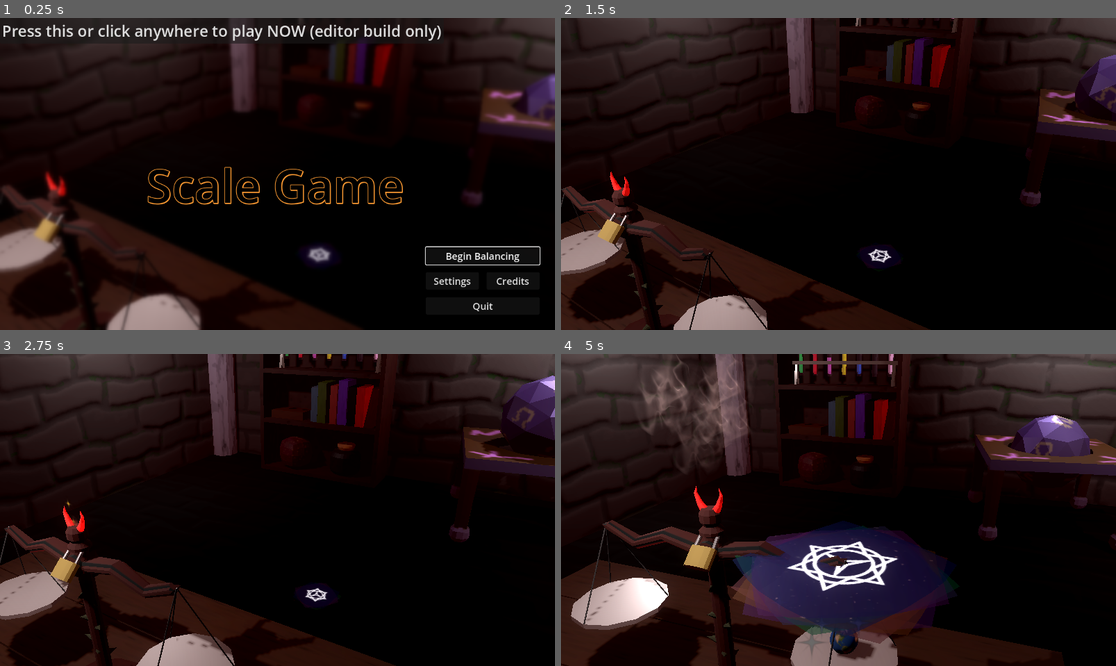
Above: before the commit, frames 1-4 (two rows, left to right).
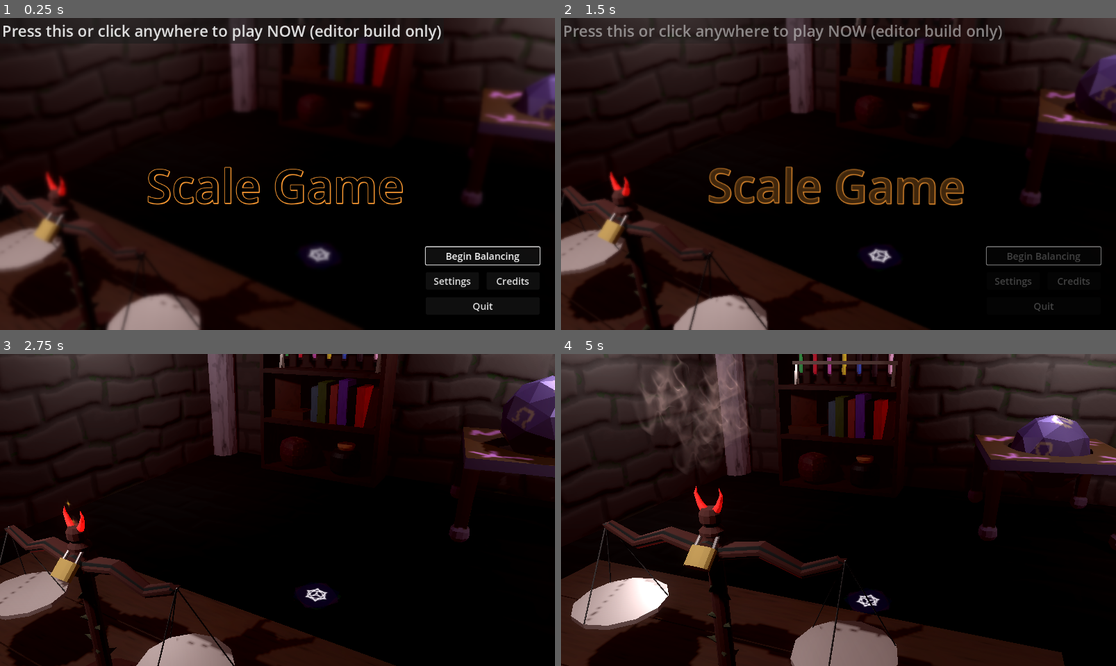
Above: after the commit, the same moments.

Repository: camd67/scale-game
Game: Godot game, scene res://scene/main/main.tscn
Same seed, same stepped clock (60 frames per second), same inputs: the game is played once before the commit and once after it. Sound files missing from this copy of the repository are replaced by a short silence.
Inputs (mouse positions are in pixels of both pictures, inside the frame that each line leads up to):
- Up to frame 1 (0.25 s): no input
- Up to frame 2 (1.5 s): click "Begin Balancing" at 0.5 s; move the mouse to (960, 158) at 1.27 s; click (960, 158) at 1.42 s
- Up to frame 3 (2.75 s): drag from (166, 525) to (249, 572) at 2.02 s
- Up to frame 4 (5 s): move the mouse to (894, 441) at 2.77 s; click (894, 441) at 2.92 s; drag from (810, 572) to (672, 463) at 3.52 s; move the mouse to (1005, 556) at 4.27 s; click (1005, 556) at 4.42 s

The runs differ from the first frame. In frame 1, 0.2% of the frame differs, in the area x 52-58%, y 8-15%; in frame 2, 5.4%; in frame 3, 0.3%; in frame 4, 11%, in the area x 30-71%, y 13-99%.

Commit message:
Add back code that got deleted in merge conflicts

Diff:
--- a/scene/main/book_tooltip_system.gd
+++ b/scene/main/book_tooltip_system.gd
@@ -31,7 +31,7 @@
 
 
 func tooltip_requested(text: String) -> void:
-	if is_grabbing_item():
+	if is_grabbing_item() or text == "":
 		# If we're grabbing an item and request a tooltip, stop immediately
 		return
 
@@ -42,13 +42,16 @@
 	if not is_tooltip_active and open_timer.is_stopped():
 		is_tooltip_active = true
 		if has_seen_atleast_one_tooltip:
-			open_timer.start()
+			open_timer.start(1.5)
 		else:
 			# First tooltip is extra quick so they see it
 			open_timer.start(0.5)
 
 
 func tooltip_done(text: String) -> void:
+	if text == "":
+		return
+
 	if not open_timer.is_stopped():
 		# We haven't even opened up yet
 		open_timer.stop()
--- a/scene/main/main.tscn
+++ b/scene/main/main.tscn
@@ -14,7 +14,9 @@
 [ext_resource type="Texture2D" uid="uid://blesrlm3igbkx" path="res://scene/dungeon/fireparticle.png" id="6_xc4fm"]
 [ext_resource type="Resource" uid="uid://c8s8nubp4i8rv" path="res://resources/level_definitions/planets/planets4.tres" id="7_4gqfo"]
 [ext_resource type="Resource" uid="uid://bqxo1x473ergt" path="res://resources/level_definitions/planets/planets5.tres" id="8_tc7aj"]
+[ext_resource type="Script" path="res://scene/main/book_tooltip_system.gd" id="11_qln3q"]
 [ext_resource type="PackedScene" uid="uid://dt1b4n121yfn5" path="res://scene/measureable_spawner/measureable_spawner.tscn" id="12_ysa5h"]
+[ext_resource type="PackedScene" uid="uid://iqjc6mwiyy7w" path="res://scene/book_tooltip/book_tooltip.tscn" id="13_iad3c"]
 
 [sub_resource type="Environment" id="Environment_mpf7k"]
 ambient_light_source = 3
@@ -26,6 +28,122 @@
 fog_enabled = true
 fog_light_color = Color(0.249493, 0.0969925, 0.016814, 1)
 fog_light_energy = 0.72
+
+[sub_resource type="Animation" id="Animation_oonvl"]
+length = 0.001
+tracks/0/type = "value"
+tracks/0/imported = false
+tracks/0/enabled = true
+tracks/0/path = NodePath("BookTooltip:rotation")
+tracks/0/interp = 1
+tracks/0/loop_wrap = true
+tracks/0/keys = {
+"times": PackedFloat32Array(0),
+"transitions": PackedFloat32Array(1),
+"update": 0,
+"values": [Vector3(0, -1.18208, -1.3761)]
+}
+tracks/1/type = "bezier"
+tracks/1/imported = false
+tracks/1/enabled = true
+tracks/1/path = NodePath("BookTooltip:position:x")
+tracks/1/interp = 1
+tracks/1/loop_wrap = true
+tracks/1/keys = {
+"handle_modes": PackedInt32Array(0),
+"points": PackedFloat32Array(-1.81731, -0.0005, 0, 0.0005, 0),
+"times": PackedFloat32Array(0)
+}
+tracks/2/type = "bezier"
+tracks/2/imported = false
+tracks/2/enabled = true
+tracks/2/path = NodePath("BookTooltip:position:y")
+tracks/2/interp = 1
+tracks/2/loop_wrap = true
+tracks/2/keys = {
+"handle_modes": PackedInt32Array(0),
+"points": PackedFloat32Array(1.04425, -0.0005, 0, 0.0005, 0),
+"times": PackedFloat32Array(0)
+}
+tracks/3/type = "bezier"
+tracks/3/imported = false
+tracks/3/enabled = true
+tracks/3/path = NodePath("BookTooltip:position:z")
+tracks/3/interp = 1
+tracks/3/loop_wrap = true
+tracks/3/keys = {
+"handle_modes": PackedInt32Array(0),
+"points": PackedFloat32Array(-2.58892, -0.0005, 0, 0.0005, 0),
+"times": PackedFloat32Array(0)
+}
+
+[sub_resource type="Animation" id="Animation_jx7l5"]
+resource_name = "appear"
+tracks/0/type = "value"
+tracks/0/imported = false
+tracks/0/enabled = true
+tracks/0/path = NodePath("BookTooltip:rotation")
+tracks/0/interp = 2
+tracks/0/loop_wrap = true
+tracks/0/keys = {
+"times": PackedFloat32Array(0),
+"transitions": PackedFloat32Array(1),
+"update": 0,
+"values": [Vector3(0, -1.18208, -1.3761)]
+}
+tracks/1/type = "bezier"
+tracks/1/imported = false
+tracks/1/enabled = true
+tracks/1/path = NodePath("BookTooltip:position:x")
+tracks/1/interp = 1
+tracks/1/loop_wrap = true
+tracks/1/keys = {
+"handle_modes": PackedInt32Array(0, 2, 0),
+"points": PackedFloat32Array(-1.81731, -0.25, 0, 0.25, 0, -1.894, -0.204625, 0.046435, 0.166667, -0.0378213, -1.002, -0.233333, -0.653921, 0.25, 0),
+"times": PackedFloat32Array(0, 0.533333, 1)
+}
+tracks/2/type = "bezier"
+tracks/2/imported = false
+tracks/2/enabled = true
+tracks/2/path = NodePath("BookTooltip:position:y")
+tracks/2/interp = 1
+tracks/2/loop_wrap = true
+tracks/2/keys = {
+"handle_modes": PackedInt32Array(0, 2, 0),
+"points": PackedFloat32Array(1.04425, -0.25, 0, 0.25, 0, 1.049, -0.166667, -0.343337, 0.206838, 0.426091, 1.384, -0.25, 0, 0.25, 0),
+"times": PackedFloat32Array(0, 0.533333, 1)
+}
+tracks/3/type = "bezier"
+tracks/3/imported = false
+tracks/3/enabled = true
+tracks/3/path = NodePath("BookTooltip:position:z")
+tracks/3/interp = 1
+tracks/3/loop_wrap = true
+tracks/3/keys = {
+"handle_modes": PackedInt32Array(0, 2, 0),
+"points": PackedFloat32Array(-2.58892, -0.25, 0, 0.25, 0, -2.07242, -0.240757, 0.123296, 0.0666667, -0.0341411, 0.311, -0.266667, -1.38753, 0.25, 0),
+"times": PackedFloat32Array(0, 0.533333, 1)
+}
+tracks/4/type = "method"
+tracks/4/imported = false
+tracks/4/enabled = true
+tracks/4/path = NodePath(".")
+tracks/4/interp = 1
+tracks/4/loop_wrap = true
+tracks/4/keys = {
+"times": PackedFloat32Array(0.833333),
+"transitions": PackedFloat32Array(1),
+"values": [{
+"args": [],
+"method": &"toggle_book_open"
+}]
+}
+
+[sub_resource type="AnimationLibrary" id="AnimationLibrary_pvna6"]
+_data = {
+"RESET": SubResource("Animation_oonvl"),
+"appear": SubResource("Animation_jx7l5")
+}
 
 [sub_resource type="Animation" id="Animation_66mho"]
 length = 0.001
@@ -96,6 +214,23 @@
 "method": &"camera_intro_finished"
 }]
 }
+tracks/3/type = "method"
+tracks/3/imported = false
+tracks/3/enabled = true
+tracks/3/path = NodePath(".")
+tracks/3/interp = 1
+tracks/3/loop_wrap = true
+tracks/3/keys = {
+"times": PackedFloat32Array(0, 10),
+"transitions": PackedFloat32Array(1, 1),
+"values": [{
+"args": [],
+"method": &"enable_mouse_blocker"
+}, {
+"args": [],
+"method": &"disable_mouse_blocker"
+}]
+}
 
 [sub_resource type="AnimationLibrary" id="AnimationLibrary_4tgbm"]
 _data = {
@@ -145,6 +280,9 @@
 [sub_resource type="BoxShape3D" id="BoxShape3D_b3caf"]
 size = Vector3(1.50623, 1.62433, 1)
 
+[sub_resource type="SphereShape3D" id="SphereShape3D_l1atl"]
+radius = 1.61289
+
 [node name="Main" type="Node3D"]
 script = ExtResource("1_er31i")
 
@@ -171,6 +309,24 @@
 [node name="WorldEnvironment" type="WorldEnvironment" parent="."]
 environment = SubResource("Environment_mpf7k")
 
+[node name="BookTooltipSystem" type="Node3D" parent="."]
+script = ExtResource("11_qln3q")
+
+[node name="BookTooltip" parent="BookTooltipSystem" instance=ExtResource("13_iad3c")]
+transform = Transform3D(0.0733247, 0.37184, -0.925396, -0.981106, 0.193469, 0, 0.179035, 0.907913, 0.379001, -1.81731, 1.04425, -2.58892)
+
+[node name="BookAnimationPlayer" type="AnimationPlayer" parent="BookTooltipSystem"]
+libraries = {
+"": SubResource("AnimationLibrary_pvna6")
+}
+
+[node name="OpenTimer" type="Timer" parent="BookTooltipSystem"]
+wait_time = 1.5
+one_shot = true
+
+[node name="CloseTimer" type="Timer" parent="BookTooltipSystem"]
+one_shot = true
+
 [node name="ScaledDungeonLiving" parent="." instance=ExtResource("4_6qt3t")]
 
 [node name="CameraAnimationPlayer" type="AnimationPlayer" parent="."]
@@ -267,3 +423,23 @@
 
 [node name="TableRightSpawnPoint" type="Marker3D" parent="."]
 transform = Transform3D(1, 0, 0, 0, 1, 0, 0, 0, 1, 0.434565, 1.15936, 1.82476)
+
+[node name="MouseBlocker" type="ColorRect" parent="."]
+modulate = Color(1, 1, 1, 0)
+top_level = true
+z_index = 4096
+anchors_preset = 15
+anchor_right = 1.0
+anchor_bottom = 1.0
+grow_horizontal = 2
+grow_vertical = 2
+mouse_filter = 2
+
+[node name="MouseBlocker3D" type="Area3D" parent="MouseBlocker"]
+collision_layer = 3
+collision_mask = 0
+
+[node name="CollisionShape3D" type="CollisionShape3D" parent="MouseBlocker/MouseBlocker3D"]
+transform = Transform3D(1, 0, 0, 0, 1, 0, 0, 0, 1, -0.324606, 1.36971, 1.03537)
+shape = SubResource("SphereShape3D_l1atl")
+disabled = true
Not shown: 1 places in scene/main/main.tscn that only renumber resources
